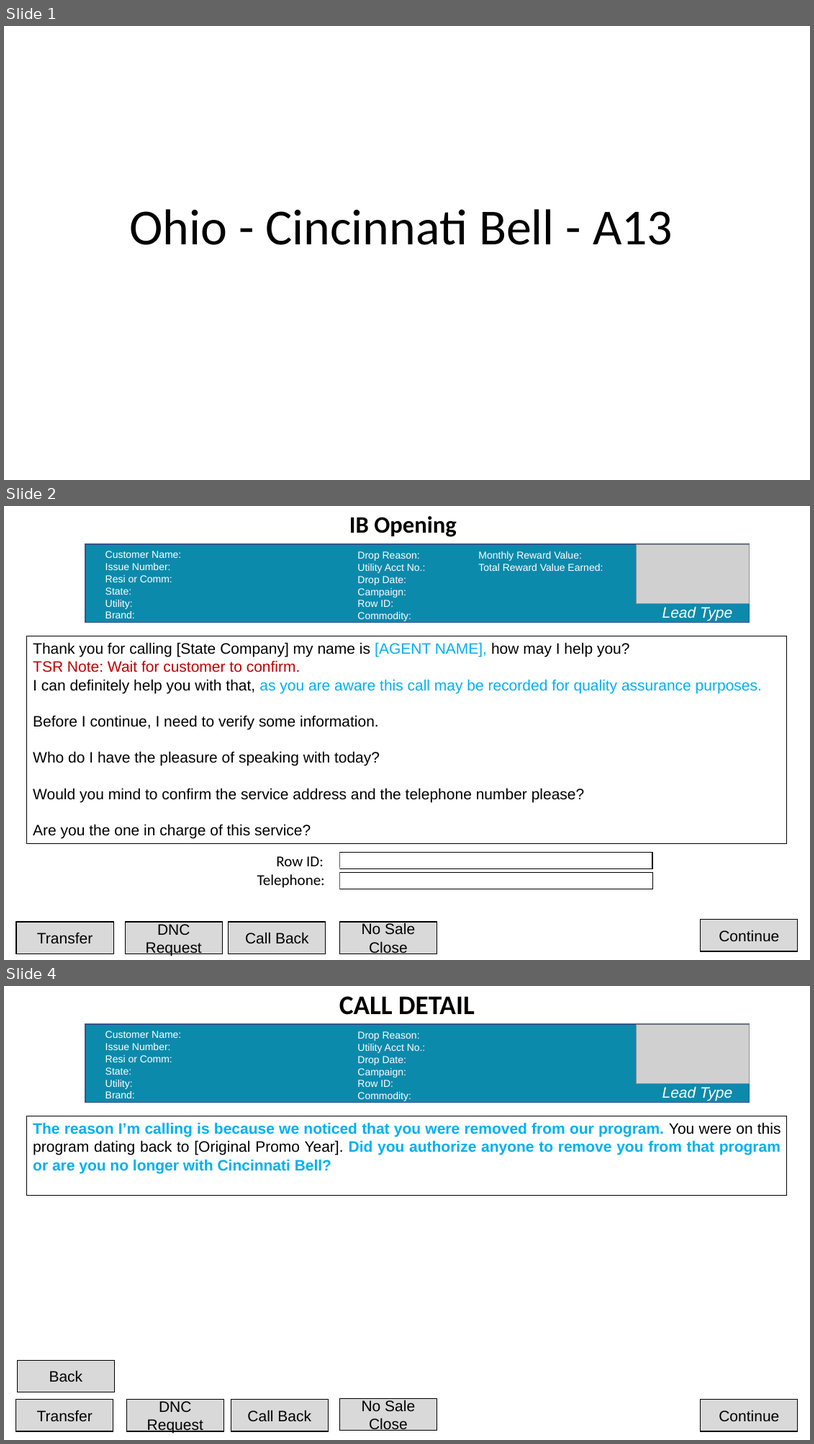
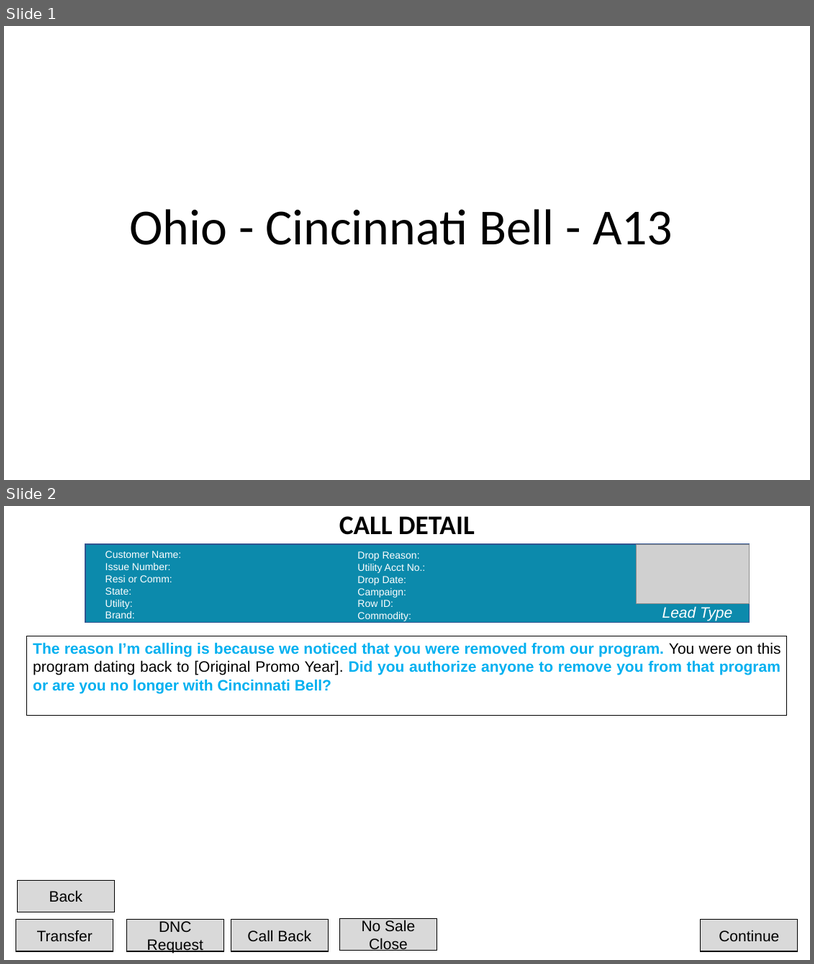
Before and after one commit to josecarrera26/AG.scriptcampaigns, a slide deck: 4226CWO-4227CWI/Ohio Cincinnati Bell.pptx. Shown one above the other, each under a label of ours: slides 1, 2 and 4 before the commit, slides 1 and 2 after it; the slides between them are not shown. The pictures are 814x1444 and 814x964 pixels, drawn with LibreOffice and Linux fonts; fonts in the diff are those of the drawing; grey boxes stand for pictures. Boxes give left, top, right and bottom in pixels: in the first picture for what was removed or moved away, otherwise in the second. Text is boxed around its words. In the diff, an @@ line names an element or a change of style, - is before the commit and + after.

```diff
--- a/4226CWO-4227CWI/Ohio Cincinnati Bell.pptx
+++ b/4226CWO-4227CWI/Ohio Cincinnati Bell.pptx
@@ slide 2 removed at (4,506,810,960), background #FFFFFF @@
@@ title removed at (350,516,456,537) @@
-IB Opening
@@ group removed at (85,544,750,622): 3 texts, 1 rectangle, 1 picture @@
-Customer Name:
-Issue Number:
-Resi or Comm:
-State:
-Utility:
-Brand:
-Drop Reason: Monthly Reward Value:
-Utility Acct No.: Total Reward Value Earned:
-Drop Date:
-Campaign:
-Row ID:
-Commodity:
-Lead Type
@@ rectangle removed at (27,636,787,844) @@
-Thank you for calling [State Company] my name is [AGENT NAME], how may I help you?
-TSR Note: Wait for customer to confirm.
-I can definitely help you with that, as you are aware this call may be recorded for quality assurance purposes.
-Before I continue, I need to verify some information.
-Who do I have the pleasure of speaking with today?
-Would you mind to confirm the service address and the telephone number please?
-Are you the one in charge of this service?
@@ text removed at (276,856,324,866) @@
-Row ID:
@@ rectangle removed at (340,852,653,868) @@
@@ rectangle removed at (340,872,653,888) @@
@@ text removed at (257,874,325,888) @@
-Telephone:
@@ rectangle removed at (16,921,113,954) @@
-Transfer
@@ rectangle removed at (125,921,222,954) @@
-DNC Request
@@ rectangle removed at (229,921,326,954) @@
-Call Back
@@ rectangle removed at (340,921,437,954) @@
-No Sale Close
@@ rectangle removed at (701,919,798,951) @@
-Continue
@@ what was slide 4 is now slide 2 @@
```
Also in this commit, not shown: 1 other slide removed.
